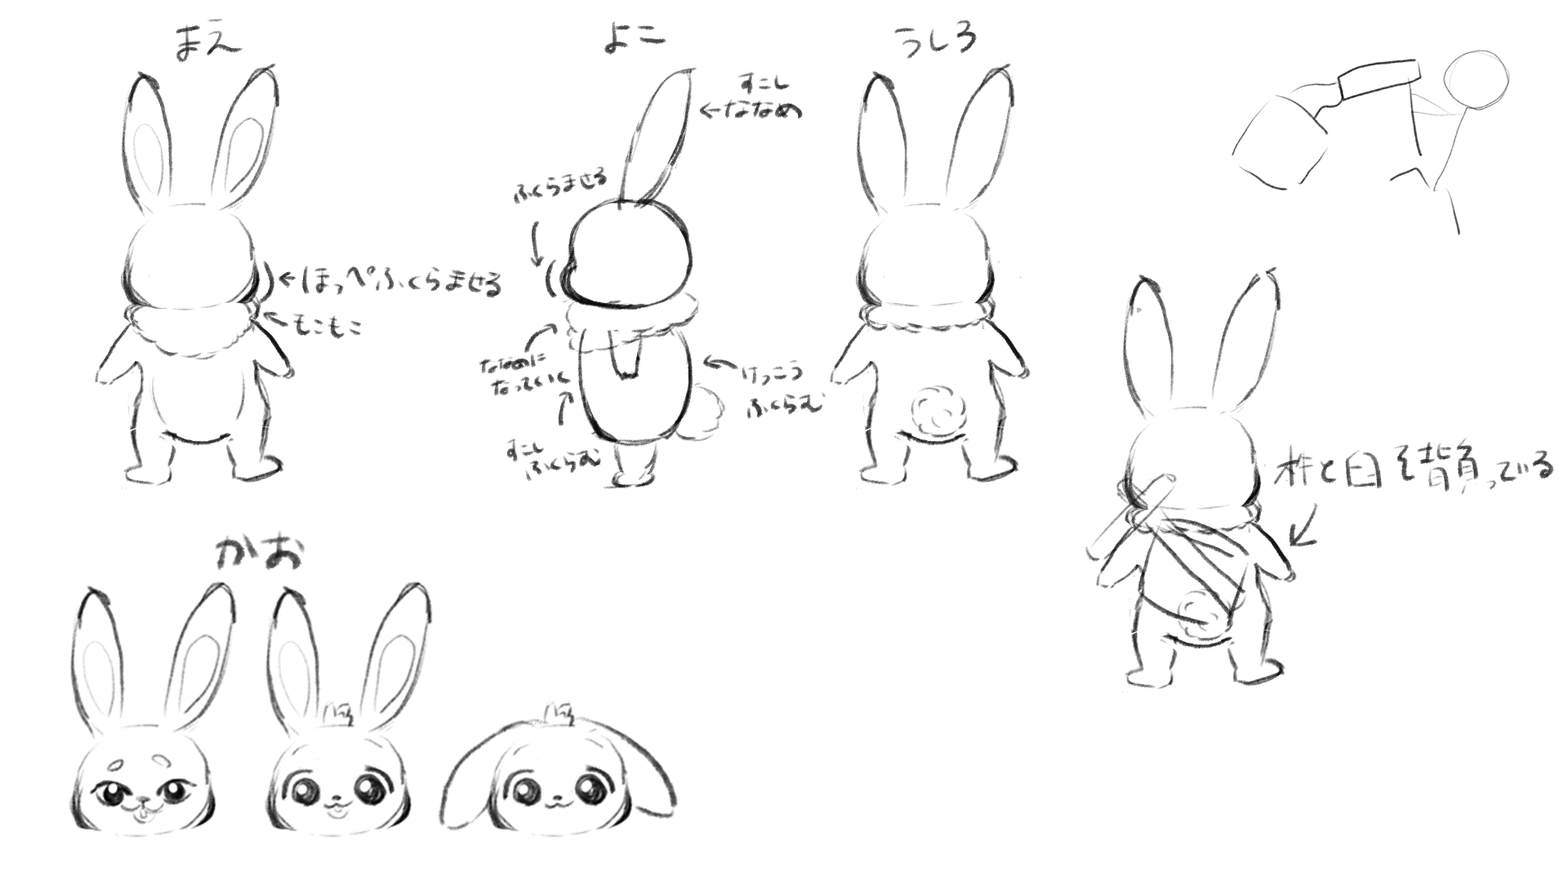
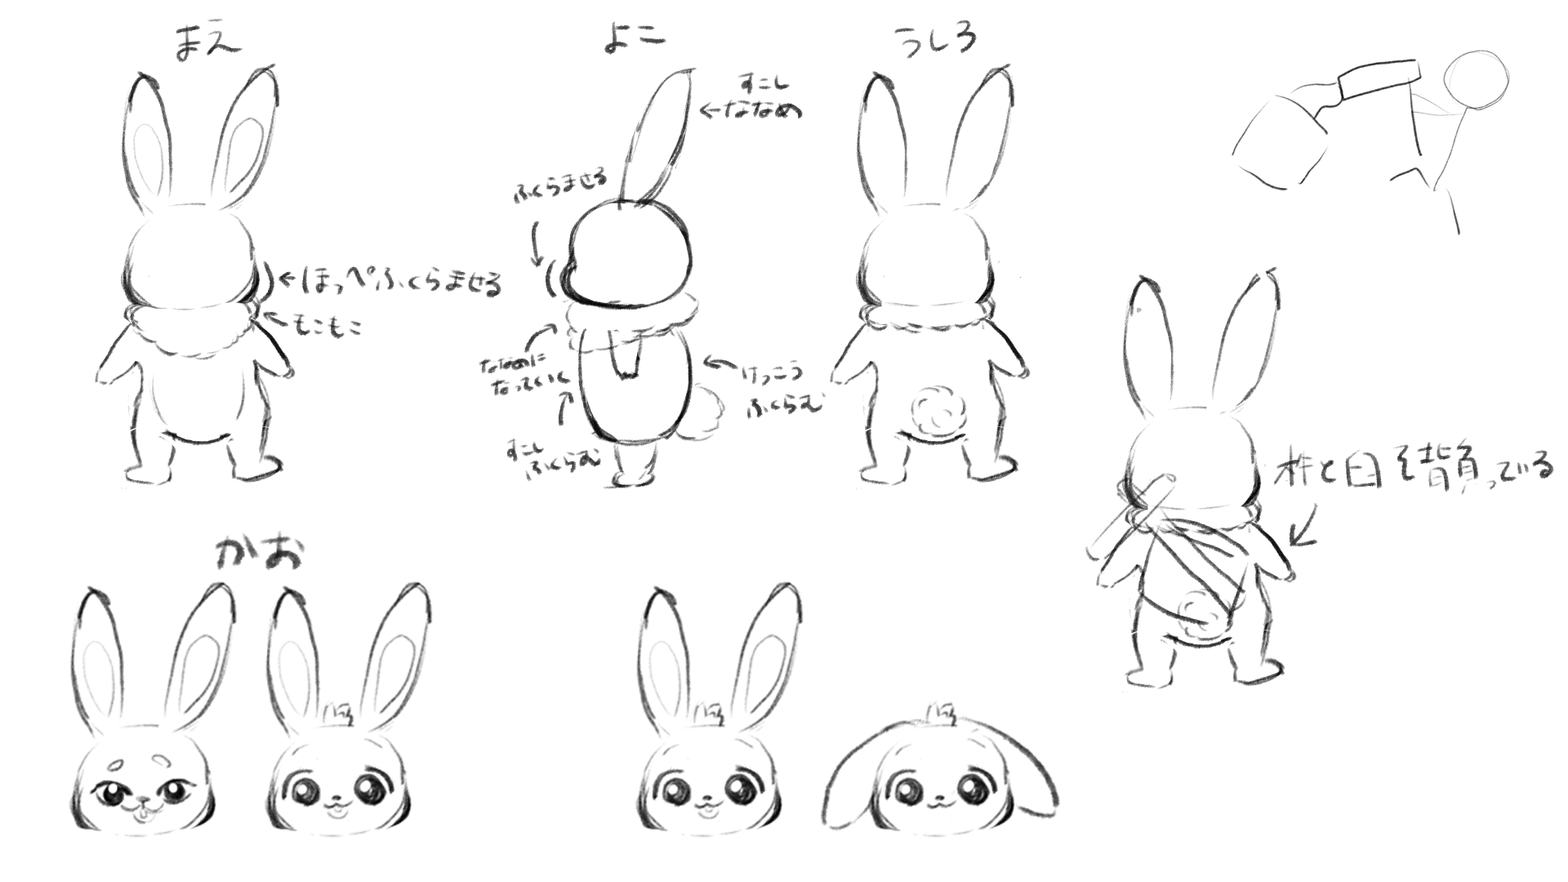
Layered file, before and after one edit (1568×882). Changes by layer:
painted on "顔3" over [438, 659, 1061, 838]
added layer "顔2 のコピー" above "顔2" over [610, 580, 804, 838]